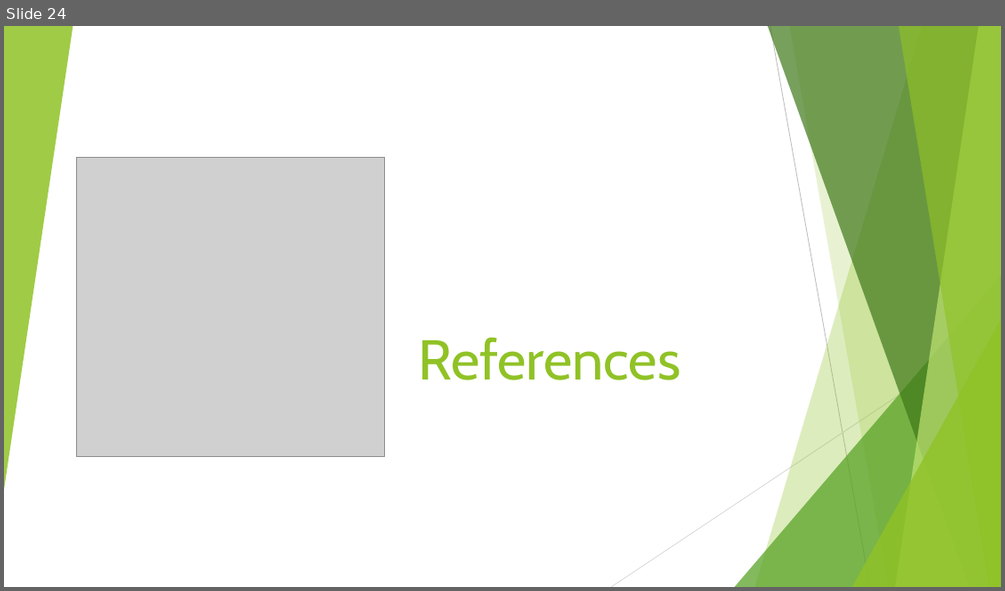
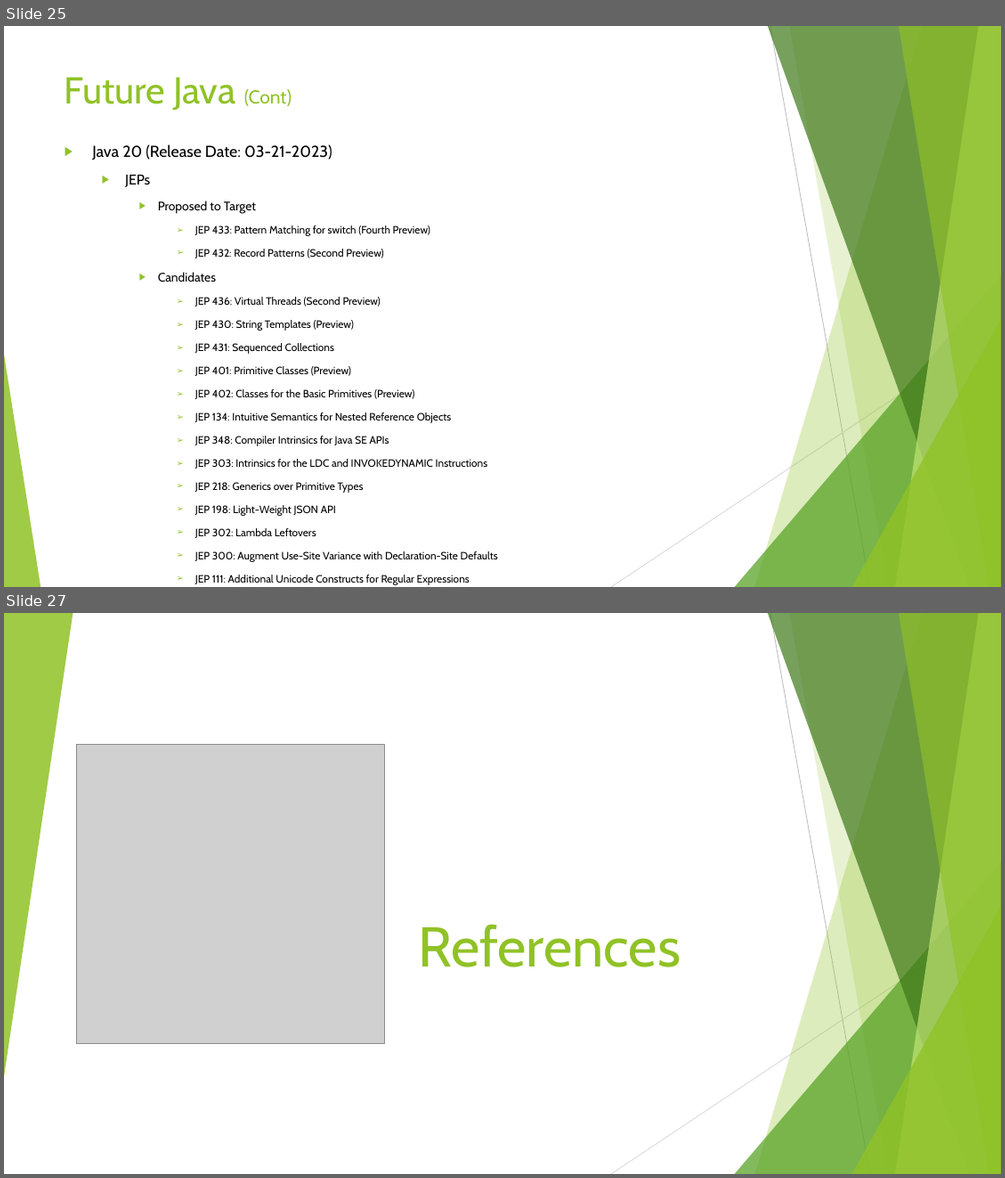
Before and after one commit to Rohan427/Qpid4Graal, a slide deck: doc/reference/Java_17 _Upgrade.pptx. Shown one above the other, each under a label of ours: slide 24 before the commit, slides 25 and 27 after it; the slides between them are not shown. The pictures are 1005x591 and 1005x1178 pixels, drawn with LibreOffice and Linux fonts; fonts in the diff are those of the drawing; grey boxes stand for pictures. Boxes give left, top, right and bottom in pixels: in the first picture for what was removed or moved away, otherwise in the second. Text is boxed around its words. In the diff, an @@ line names an element or a change of style, - is before the commit and + after.

Commit message:
Java 17 Upgrade PPT RC1

```diff
--- a/doc/reference/Java_17 _Upgrade.pptx
+++ b/doc/reference/Java_17 _Upgrade.pptx
@@ slide 25 added at (4,26,1001,587), background #FFFFFF; not listed: 9 template elements that a slide beside it also shows @@
@@ title added at (65,77,291,111), 36 pt, text #90C226 @@
+Future Java (Cont)
@@ text added at (92,144,498,585), 10.2 pt, text #000000 @@
+▶ Java 20 (Release Date: 03-21-2023)
+  ▶ JEPs
+    ▶ Proposed to Target
+      ➢ JEP 433: Pattern Matching for switch (Fourth Preview)
+      ➢ JEP 432: Record Patterns (Second Preview)
+    ▶ Candidates
+      ➢ JEP 436: Virtual Threads (Second Preview)
+      ➢ JEP 430: String Templates (Preview)
+      ➢ JEP 431: Sequenced Collections
+      ➢ JEP 401: Primitive Classes (Preview)
+      ➢ JEP 402: Classes for the Basic Primitives (Preview)
+      ➢ JEP 134: Intuitive Semantics for Nested Reference Objects
+      ➢ JEP 348: Compiler Intrinsics for Java SE APIs
+      ➢ JEP 303: Intrinsics for the LDC and INVOKEDYNAMIC Instructions
+      ➢ JEP 218: Generics over Primitive Types
+      ➢ JEP 198: Light-Weight JSON API
+      ➢ JEP 302: Lambda Leftovers
+      ➢ JEP 300: Augment Use-Site Variance with Declaration-Site Defaults
+      ➢ JEP 111: Additional Unicode Constructs for Regular Expressions
+      ➢ JEP 152: Crypto Operations with Network HSMs
@@ triangle added at (4,354,40,587), fill #90C226 at 85% opacity @@
@@ what was slide 24 is now slide 27 @@
```
Also in this commit, not shown: 2 slides changed, 2 other slides added, 1 other file.
